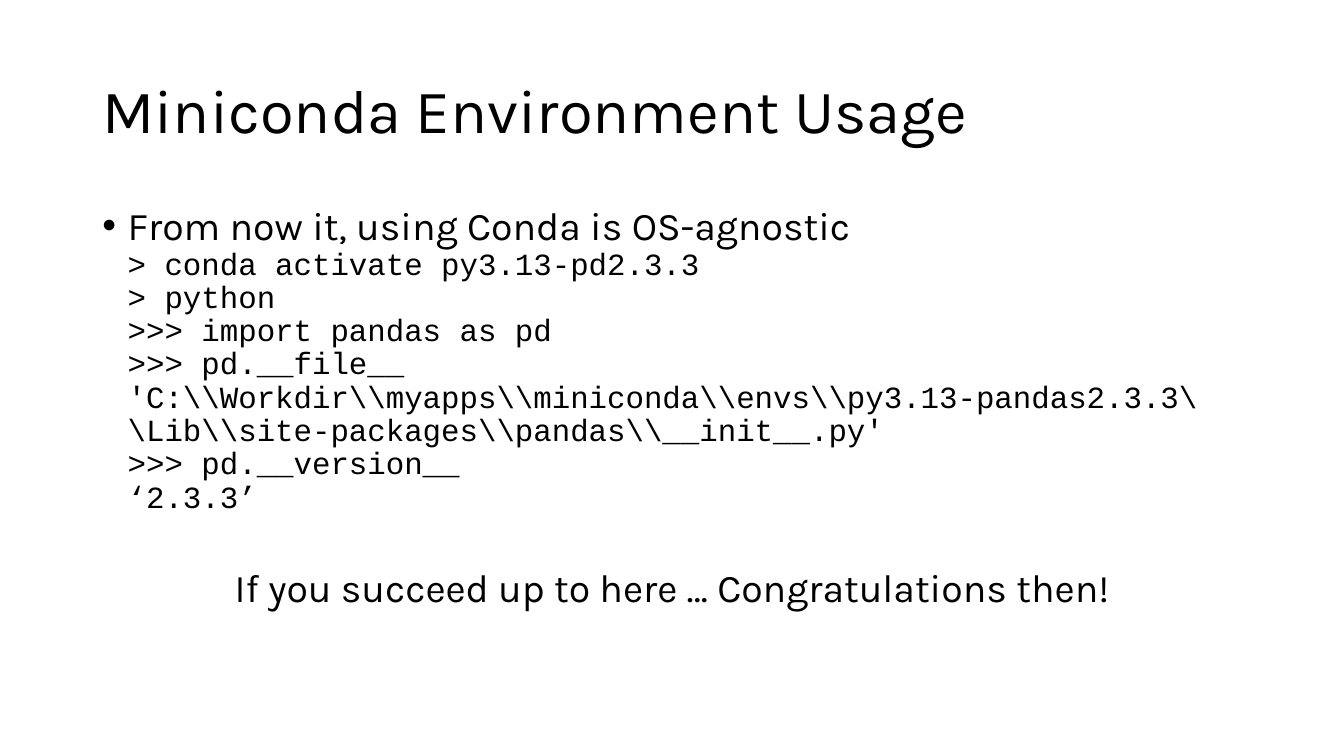
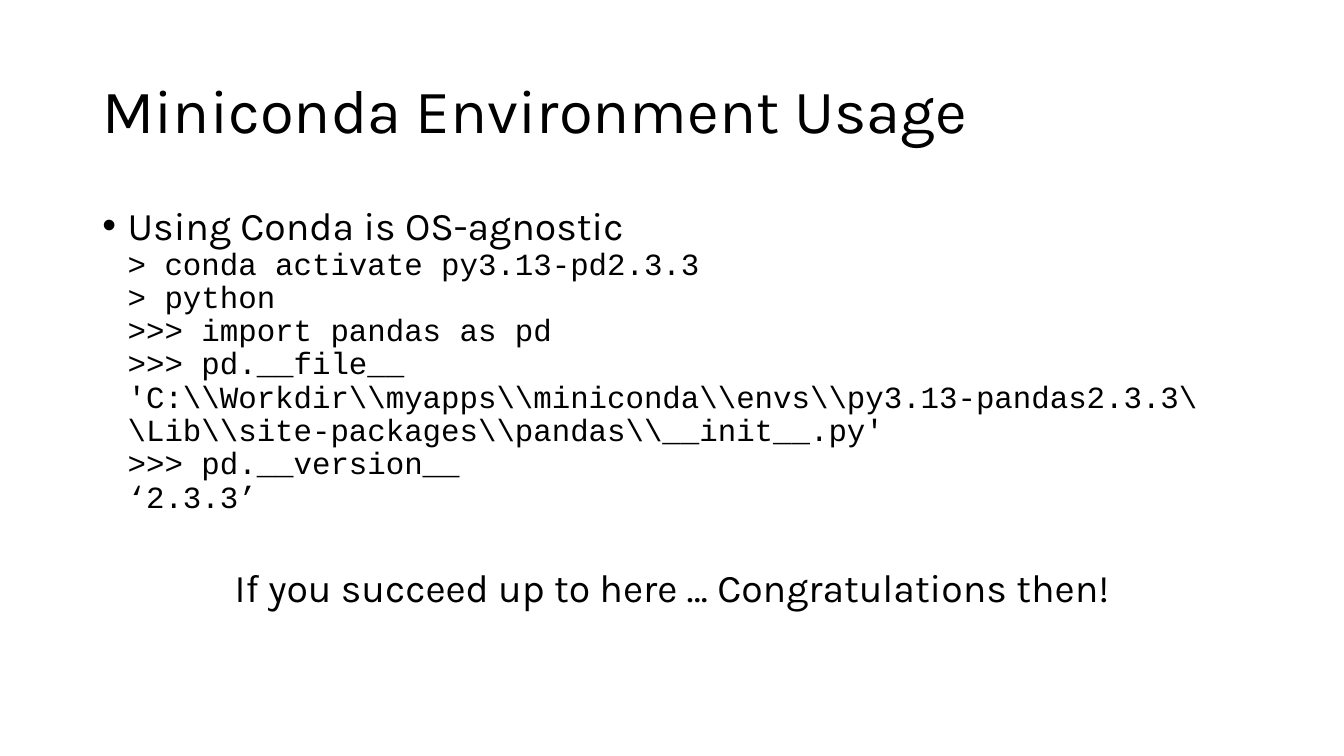
Before and after one commit to moravveji/python_intro_training, a slide deck: slide 9 of slides-pptx/02-Python_intro-Setup.pptx (slide 8 before the commit). Drawn at 1344x756 pixels with LibreOffice and Linux fonts; fonts in the diff are those of the drawing. Boxes give left, top, right and bottom in pixels: in the first picture for what was removed or moved away, otherwise in the second. Text is boxed around its words. In the diff, an @@ line names an element or a change of style, - is before the commit and + after.

```diff
--- a/slides-pptx/02-Python_intro-Setup.pptx
+++ b/slides-pptx/02-Python_intro-Setup.pptx
@@ text at (x1=128, y1=213, x2=1198, y2=509): text changed @@
-• From now it, using Conda is OS-agnostic
-  > conda activate py3.13-pd2.3.3
-  > python
-  >>> import pandas as pd
-  >>> pd.__file__
-  'C:\\Workdir\\myapps\\miniconda\\envs\\py3.13-pandas2.3.3\\Lib\\site-packages\\pandas\\__init__.py'
-  >>> pd.__version__
-  ‘2.3.3’
+• Using Conda is OS-agnostic
+  > conda activate py3.13-pd2.3.3
+  > python
+  >>> import pandas as pd
+  >>> pd.__file__
+  'C:\\Workdir\\myapps\\miniconda\\envs\\py3.13-pandas2.3.3\\Lib\\site-packages\\pandas\\__init__.py'
+  >>> pd.__version__
+  ‘2.3.3’
```
Also in this commit, not shown: 14 other slides changed, 1 slide added, 8 slides removed, 14 other files.
